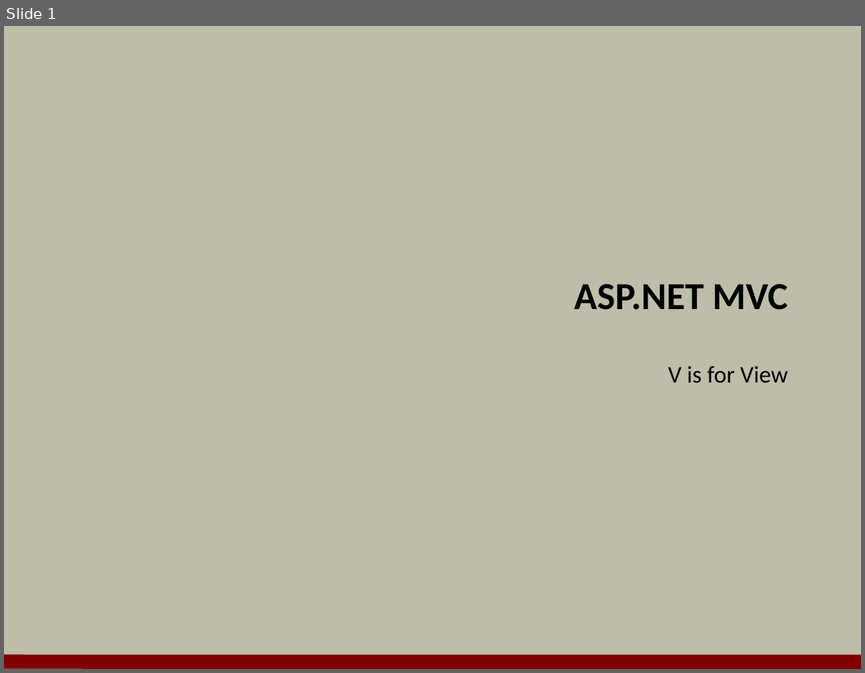
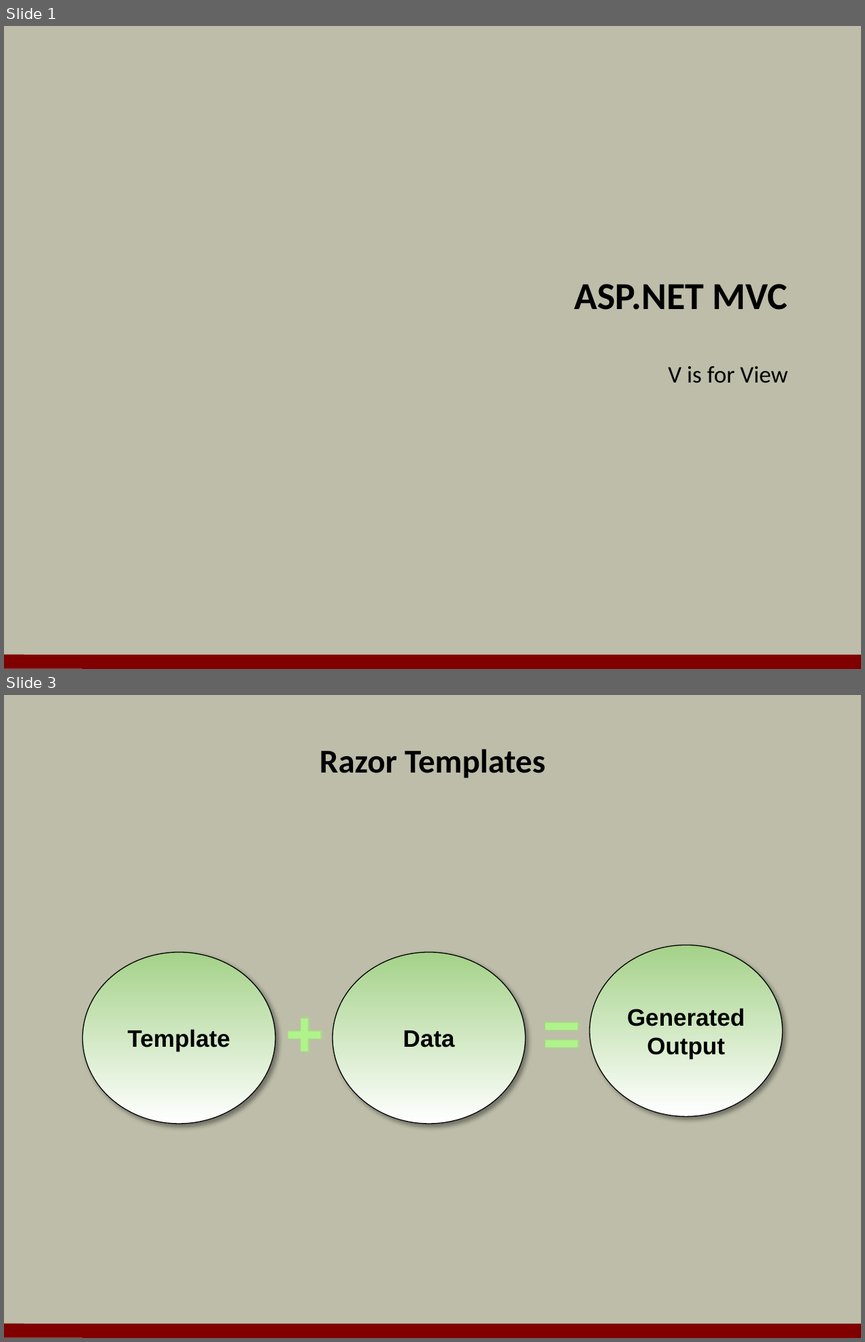
Before and after one commit to OdeToCode/classes, a slide deck: aspnet5/slides/05_ModelsViews.pptx. Shown one above the other, each under a label of ours: slide 1 before the commit, slides 1 and 3 after it; the slides between them are not shown. The pictures are 865x673 and 865x1342 pixels, drawn with LibreOffice and Linux fonts; fonts in the diff are those of the drawing; background and template pictures are left out. Boxes give left, top, right and bottom in pixels: in the first picture for what was removed or moved away, otherwise in the second. Text is boxed around its words. In the diff, an @@ line names an element or a change of style, - is before the commit and + after.

```diff
--- a/aspnet5/slides/05_ModelsViews.pptx
+++ b/aspnet5/slides/05_ModelsViews.pptx
@@ slide 3 added at box(4, 695, 861, 1338), background #BDBDA9; not listed: 1 template element that a slide beside it also shows @@
@@ title added at box(320, 749, 545, 778), 28 pt, text #000000, bold @@
+Razor Templates
@@ ellipse added at box(83, 952, 275, 1123), fill gradient #A4D289 to #FFFFFF, outline #000000 0.75 pt, 20 pt, text #000000, bold @@
+Template
@@ ellipse added at box(332, 952, 525, 1123), fill gradient #A4D289 to #FFFFFF, outline #000000 0.75 pt, 20 pt, text #000000, bold @@
+Data
@@ ellipse added at box(589, 945, 782, 1117), fill gradient #A4D289 to #FFFFFF, outline #000000 0.75 pt, 20 pt, text #000000, bold @@
+Generated
+Output
@@ text added at box(275, 988, 334, 1074), 54 pt, text gradient #B0F58B to #76A958, bold @@
++
@@ text added at box(532, 988, 592, 1074), 54 pt, text gradient #B0F58B to #76A958, bold @@
+=
```
Also in this commit, not shown: 19 other slides added.
